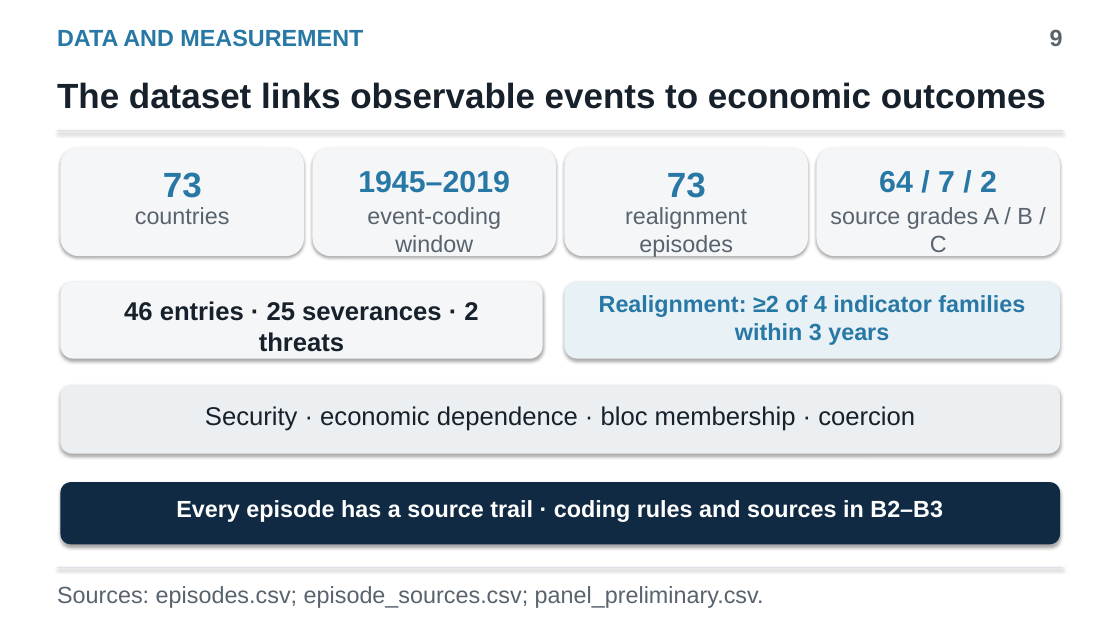
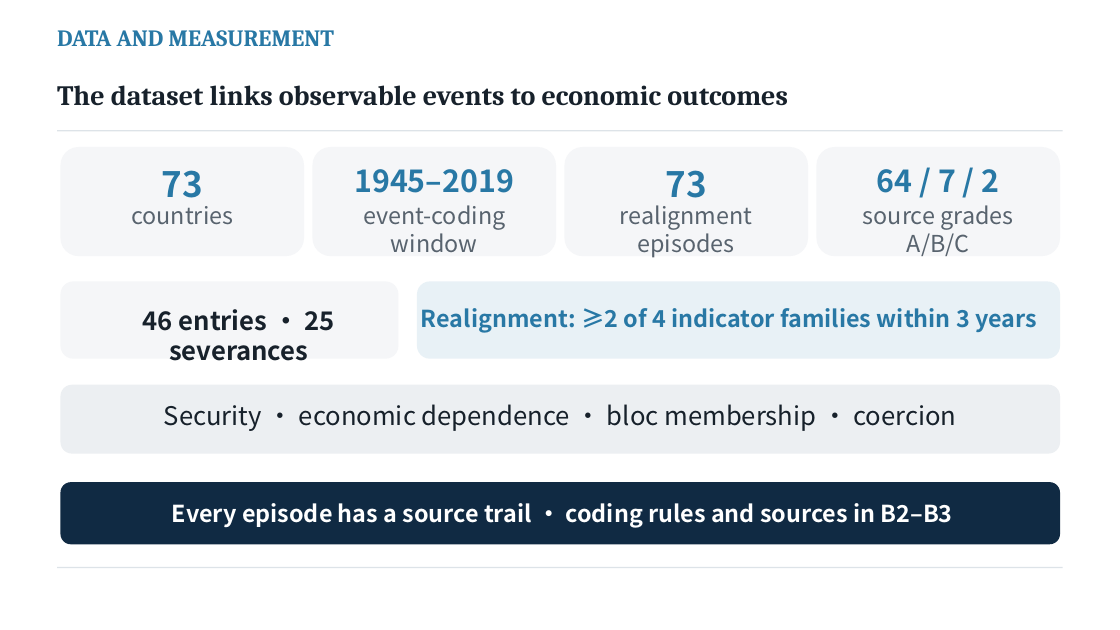
Before and after one commit to yuseicarlos2560/Economic-Development-through-Political-Materialism, a slide deck: slide 9 of presentations/thesis_introduction.pptx. Drawn at 1120x630 pixels with LibreOffice and Linux fonts; fonts in the diff are those of the drawing. Boxes give left, top, right and bottom in pixels: in the first picture for what was removed or moved away, otherwise in the second. Text is boxed around its words. In the diff, an @@ line names an element or a change of style, - is before the commit and + after.

```diff
--- a/presentations/thesis_introduction.pptx
+++ b/presentations/thesis_introduction.pptx
@@ text "DATA AND MEASUREMENT" at [57,30,334,46]: font Arial to Cambria @@
@@ text removed at [1050,29,1063,46] @@
-9
@@ text "The dataset links observable events ..." at [57,85,788,106]: size 30 to 24 pt, font Arial to Cambria @@
@@ text at [863,205,1013,256]: text changed; font Arial to Noto Sans CJK SC @@
-source grades A / B / C
+source grades A/B/C
@@ shadow off in 10 elements at [57,130,1063,131], [60,147,304,256], [313,147,556,256], [565,147,808,256], [817,147,1060,256], [60,385,1060,454], [60,482,1060,544], [57,567,1063,568], [417,281,1060,359], [60,281,398,359] @@
@@ rounded rectangle: place and size @@
-rounded rectangle at [60,281,543,359]
+rounded rectangle at [60,281,398,359]
@@ rounded rectangle: place and size @@
-rounded rectangle at [565,281,1060,359]
+rounded rectangle at [417,281,1060,359]
@@ text at [143,309,335,361]: text changed; font Arial to Noto Sans CJK SC @@
-46 entries · 25 severances · 2 threats
+46 entries · 25 severances
@@ font Arial to Noto Sans CJK SC in 10 elements at [162,170,203,198], [666,170,707,198], [164,404,956,431], [172,503,953,528], [354,169,514,193], [877,169,1000,193], [131,206,233,225], [363,205,505,253], [620,205,753,258], [421,308,1037,333] @@
@@ text "Realignment: ≥2 of 4 indicator ...": place and size @@
-text "Realignment: ≥2 of 4 indicator ..." at [599,295,1025,345]
+text "Realignment: ≥2 of 4 indicator ..." at [421,308,1037,333]
@@ text removed at [57,586,764,608] @@
-Sources: episodes.csv; episode_sources.csv; panel_preliminary.csv.
```
Also in this commit, not shown: 16 other slides changed, 2 slides added, 1 other file.
